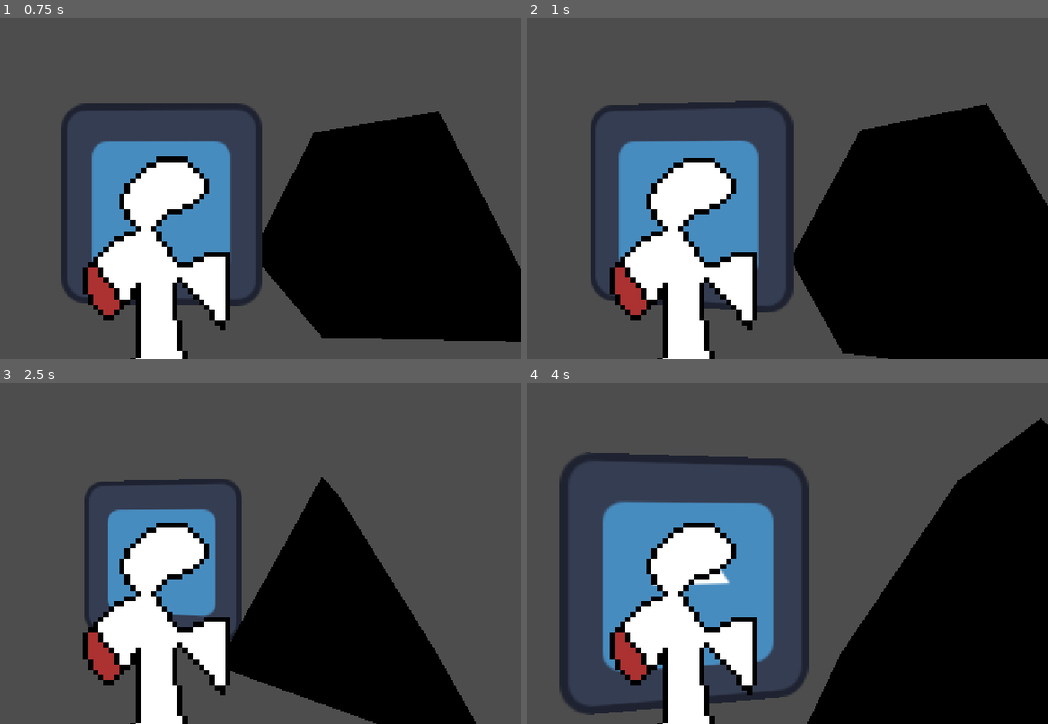
Above: before the commit, frames 1-4 (two rows, left to right).
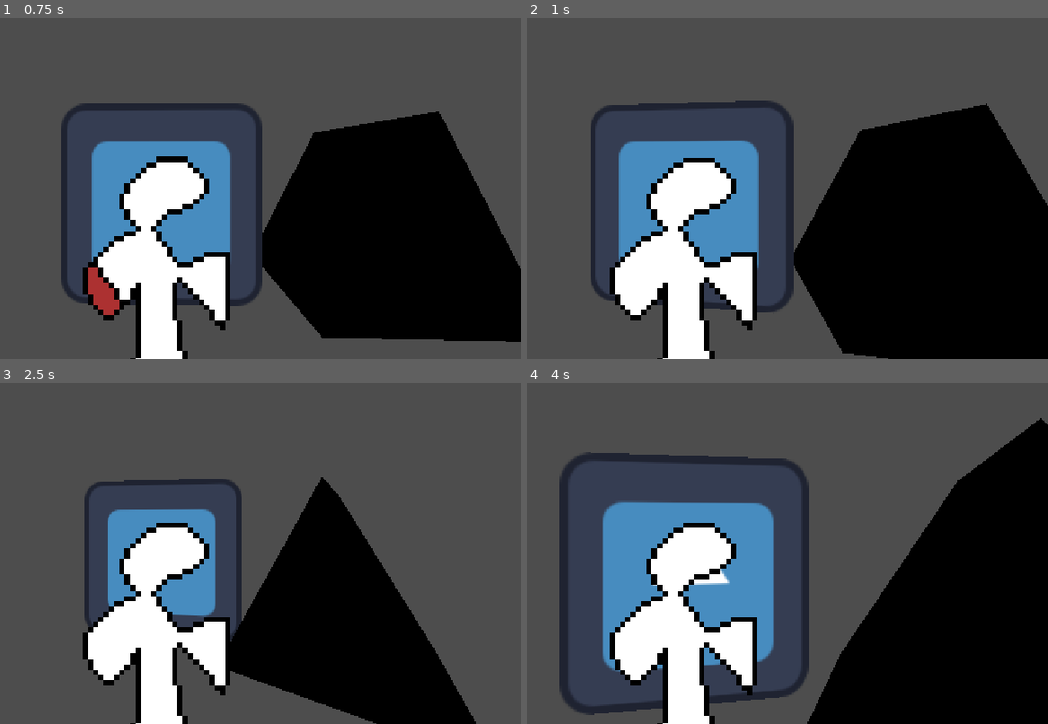
Above: after the commit, the same moments.

Repository: flowerFawn/shadow-boxing
Game: Godot game, scene res://ring/ring.tscn
Same seed, same stepped clock (60 frames per second), same inputs: the game is played once before the commit and once after it. The engine's default icon, where the game draws it, is replaced by a stand-in: a white triangle on a blue panel in a dark square.
Inputs (mouse positions are in pixels of both pictures, inside the frame that each line leads up to):
- Up to frame 1 (0.75 s): move the mouse to (317, 137) at 0.52 s; press the mouse at (317, 137) at 0.53 s; hold D (move_right) from 0.53 s (still down)
- Up to frame 2 (1 s): keep holding D (move_right); right-click (844, 137) at 0.8 s
- Up to frame 3 (2.5 s): move the mouse to (15, 543) at 1.27 s; release D (move_right) at 1.28 s; release the mouse at (15, 543) at 1.28 s; hold S (move_back) 1.28-2.03 s; right-click (15, 543) at 1.35 s; click (15, 543) at 1.55 s; move the mouse to (234, 434) at 2.02 s; press the mouse at (234, 434) at 2.03 s; hold D (move_right) from 2.03 s (still down); right-click (234, 434) at 2.3 s
- Up to frame 4 (4 s): move the mouse to (652, 601) at 2.77 s; release D (move_right) at 2.78 s; release the mouse at (652, 601) at 2.78 s; hold W (move_forward) 2.78-3.53 s; right-click (652, 601) at 2.85 s; click (652, 601) at 3.05 s; move the mouse to (902, 584) at 3.52 s; press the mouse at (902, 584) at 3.53 s; hold A (move_left) from 3.53 s (still down); right-click (902, 584) at 3.8 s

Frame 1 is identical in both runs. In frame 2, 0.6% of the frame differs, in the area x 16-24%, y 71-88%; in frame 3, 0.6%; in frame 4, 0.6%.

Commit message:
added animation to strafing and better detection for blocking

Diff:
--- a/boxers/player/assets/player_animations.tres
+++ b/boxers/player/assets/player_animations.tres
@@ -5,8 +5,11 @@
 [ext_resource type="Texture2D" uid="uid://pygxw0rg8b3" path="res://boxers/player/assets/hurting.png" id="3_taqgr"]
 [ext_resource type="Texture2D" uid="uid://km8oqag3ss1j" path="res://boxers/player/assets/ll.png" id="4_bvcx8"]
 [ext_resource type="Texture2D" uid="uid://cta53prguotks" path="res://boxers/player/assets/lr.png" id="5_c16df"]
+[ext_resource type="Texture2D" uid="uid://brfe8mgv5wek" path="res://boxers/player/assets/strafe_back.png" id="6_bvcx8"]
 [ext_resource type="Texture2D" uid="uid://dhtcvs8o1sw4k" path="res://boxers/player/assets/sl.png" id="6_l7rhb"]
 [ext_resource type="Texture2D" uid="uid://ckkfwtp8cd6v" path="res://boxers/player/assets/sr.png" id="7_bkuck"]
+[ext_resource type="Texture2D" uid="uid://u01iulvxk2kr" path="res://boxers/player/assets/strafe_left.png" id="7_c16df"]
+[ext_resource type="Texture2D" uid="uid://d1eavfbg8a0ty" path="res://boxers/player/assets/strafe_right.png" id="8_l7rhb"]
 
 [resource]
 animations = [{
@@ -68,6 +71,30 @@
 }, {
 "frames": [{
 "duration": 1.0,
+"texture": ExtResource("6_bvcx8")
+}],
+"loop": 1,
+"name": &"STRAFING_BACK",
+"speed": 5.0
+}, {
+"frames": [{
+"duration": 1.0,
+"texture": ExtResource("7_c16df")
+}],
+"loop": 1,
+"name": &"STRAFING_LEFT",
+"speed": 5.0
+}, {
+"frames": [{
+"duration": 1.0,
+"texture": ExtResource("8_l7rhb")
+}],
+"loop": 1,
+"name": &"STRAFING_RIGHT",
+"speed": 5.0
+}, {
+"frames": [{
+"duration": 1.0,
 "texture": ExtResource("6_l7rhb")
 }],
 "loop": 1,
--- a/boxers/player/player.gd
+++ b/boxers/player/player.gd
@@ -170,7 +170,10 @@
 		else:
 			charge_arm(Arm.RIGHT)
 
-	if Input.is_action_just_released("left_arm") and left_arm_state == ArmState.CHARGING:
+
+	if Input.is_action_just_released("left_arm") or Input.is_action_just_released("right_arm") and boxer_state == BoxerState.BLOCKING:
+		end_block()
+	elif Input.is_action_just_released("left_arm") and left_arm_state == ArmState.CHARGING:
 		release_arm(Arm.LEFT)
 	elif Input.is_action_just_released("right_arm") and right_arm_state == ArmState.CHARGING:
 		release_arm(Arm.RIGHT)
@@ -181,6 +184,12 @@
 	right_stopwatch.reset()
 	left_arm_state = ArmState.BLOCKING
 	right_arm_state = ArmState.BLOCKING
+	boxer_state = BoxerState.BLOCKING
+
+func end_block():
+	left_arm_state = ArmState.PASSIVE
+	right_arm_state = ArmState.PASSIVE
+	boxer_state = BoxerState.BASE
 
 func charge_arm(arm:Arm) -> void:
 	if arm == Arm.LEFT:
--- a/boxers/player/player.tscn
+++ b/boxers/player/player.tscn
@@ -18,7 +18,7 @@
 billboard = 2
 texture_filter = 2
 sprite_frames = ExtResource("2_p6wga")
-animation = &"LIGHT_RIGHT_CHARGING"
+animation = &"STRAFING_RIGHT"
 
 [node name="Camera3D" type="Camera3D" parent="." unique_id=1751715230]
 transform = Transform3D(1, 0, 0, 0, 1, 0, 0, 0, 1, 0, 0.3, 0.5)
Binary file added: boxers/player/assets/strafe_back.png
Not shown, added: boxers/player/assets/strafe_back.png.import
Binary file added: boxers/player/assets/strafe_left.png
Not shown, added: boxers/player/assets/strafe_left.png.import
Binary file added: boxers/player/assets/strafe_right.png
Not shown, added: boxers/player/assets/strafe_right.png.import
